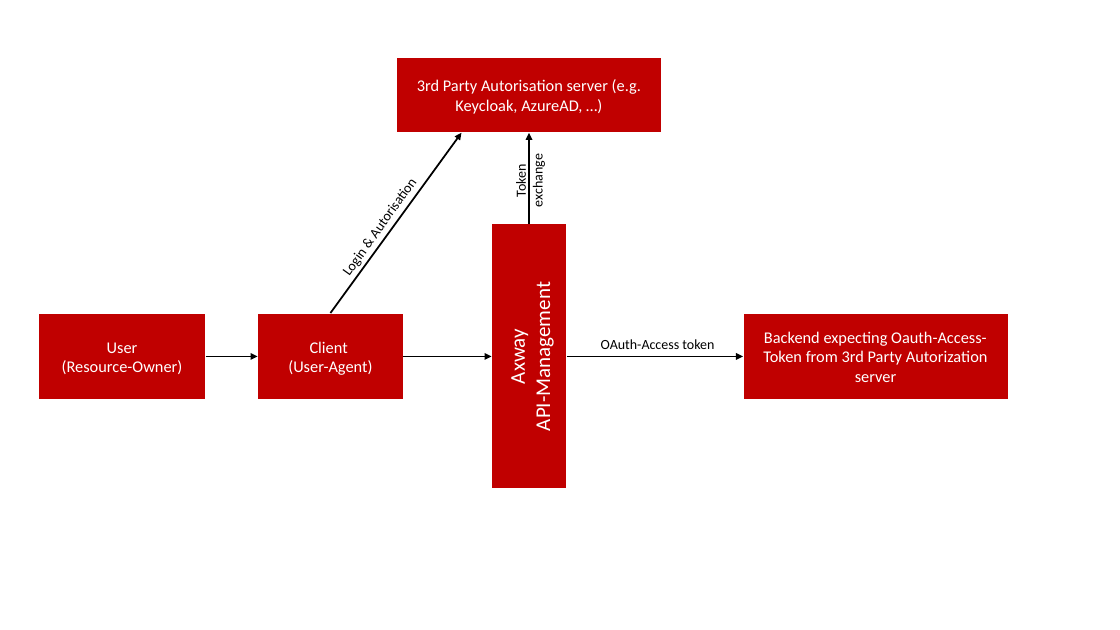
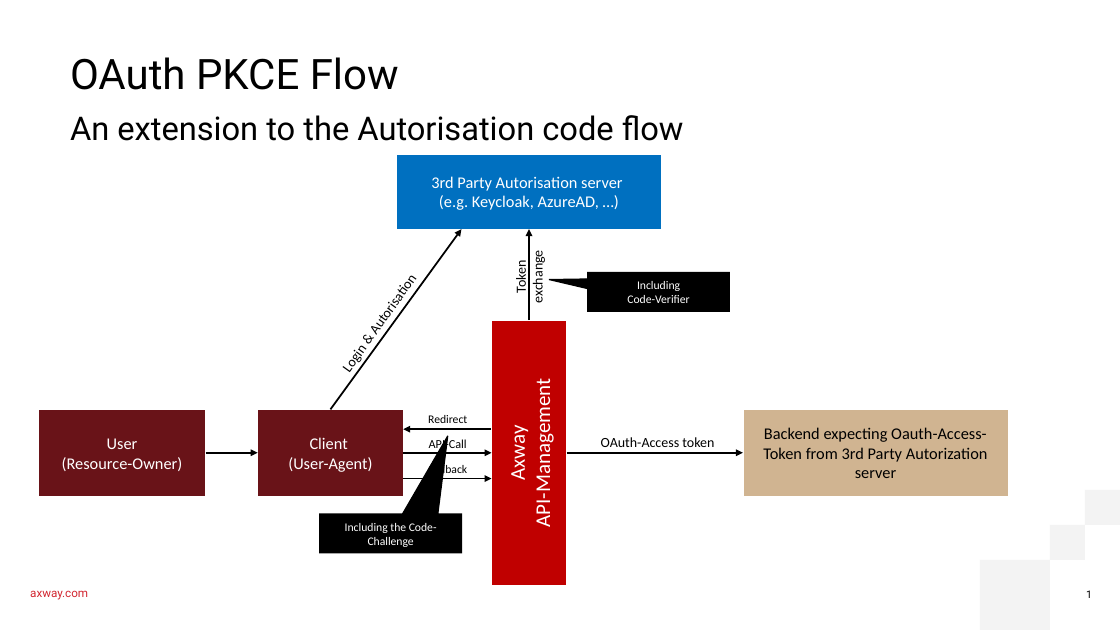
Before and after one commit to Axway-API-Management-Plus/oauth-pkce, a slide deck: slide 1 of lib/images/OAuth-PKCE-Image-Source.pptx. Drawn at 1120x630 pixels with LibreOffice and Linux fonts; fonts in the diff are those of the drawing. Boxes give left, top, right and bottom in pixels: in the first picture for what was removed or moved away, otherwise in the second. Text is boxed around its words. In the diff, an @@ line names an element or a change of style, - is before the commit and + after.

```diff
--- a/lib/images/OAuth-PKCE-Image-Source.pptx
+++ b/lib/images/OAuth-PKCE-Image-Source.pptx
@@ title added at <box>70,57,399,90</box>, 36 pt, text #000000 @@
+OAuth PKCE Flow
@@ text added at <box>70,115,684,141</box>, 28 pt, text #000000 @@
+An extension to the Autorisation code flow
@@ rectangle "3rd Party Autorisation server (e.g. ..." at <box>396,154,662,229</box>: fill #C00000 to #0070C0 @@
@@ 5 rectangles, 5 arrows, 2 texts: place and size @@
-5 rectangles, 5 arrows, 2 texts at <box>39,58,1009,489</box>
+5 rectangles, 5 arrows, 2 texts at <box>39,154,1009,586</box>
@@ speech box added at <box>588,272,730,311</box>, fill #000000, outline #000000 1 pt, 10 pt, text #FFFFFF @@
+Including
+Code-Verifier
@@ rectangle "User (Resource-Owner)" at <box>39,410,206,497</box>: fill #C00000 to #691318 @@
@@ rectangle "Client (User-Agent)" at <box>258,409,403,496</box>: fill #C00000 to #691318 @@
@@ text added at <box>428,415,467,423</box>, 10 pt, text #000000 @@
+Redirect
@@ rectangle "Backend expecting Oauth-Access-Token from 3rd ..." at <box>743,410,1009,496</box>: text colour #FFFFFF to #000000; fill #C00000 to #D0B491 @@
@@ arrow added from (492, 429) to (403, 429), #000000 1.5 pt @@
@@ text added at <box>429,438,467,452</box>, 10.5 pt, text #000000 @@
+API-Call
@@ text "OAuth-Access token": place and size @@
-text "OAuth-Access token" at <box>601,339,714,349</box>
+text "OAuth-Access token" at <box>601,437,714,447</box>
@@ arrow added from (403, 479) to (492, 479), #000000 1.5 pt @@
@@ text added at <box>428,464,467,477</box>, 10 pt, text #000000 @@
+Callback
@@ speech box added at <box>320,514,462,553</box>, fill #000000, outline #000000 1 pt, 10 pt, text #FFFFFF @@
+Including the Code-Challenge
@@ text added at <box>30,590,88,600</box>, 10 pt, text #D22630 @@
+axway.com
@@ page number added at <box>1086,590,1092,598</box>, 9 pt, text #000000 @@
+1
```
Also in this commit, not shown: 1 other slide changed.
